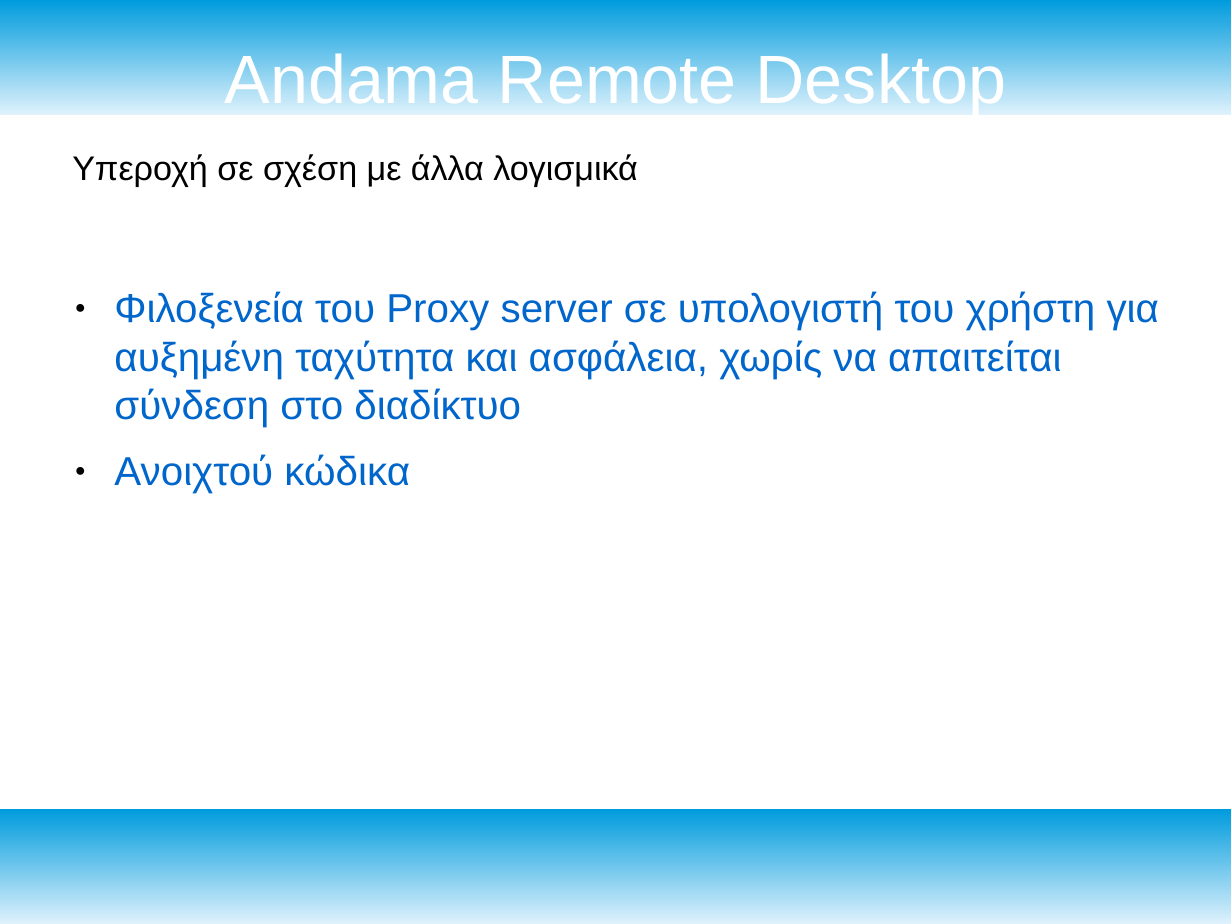
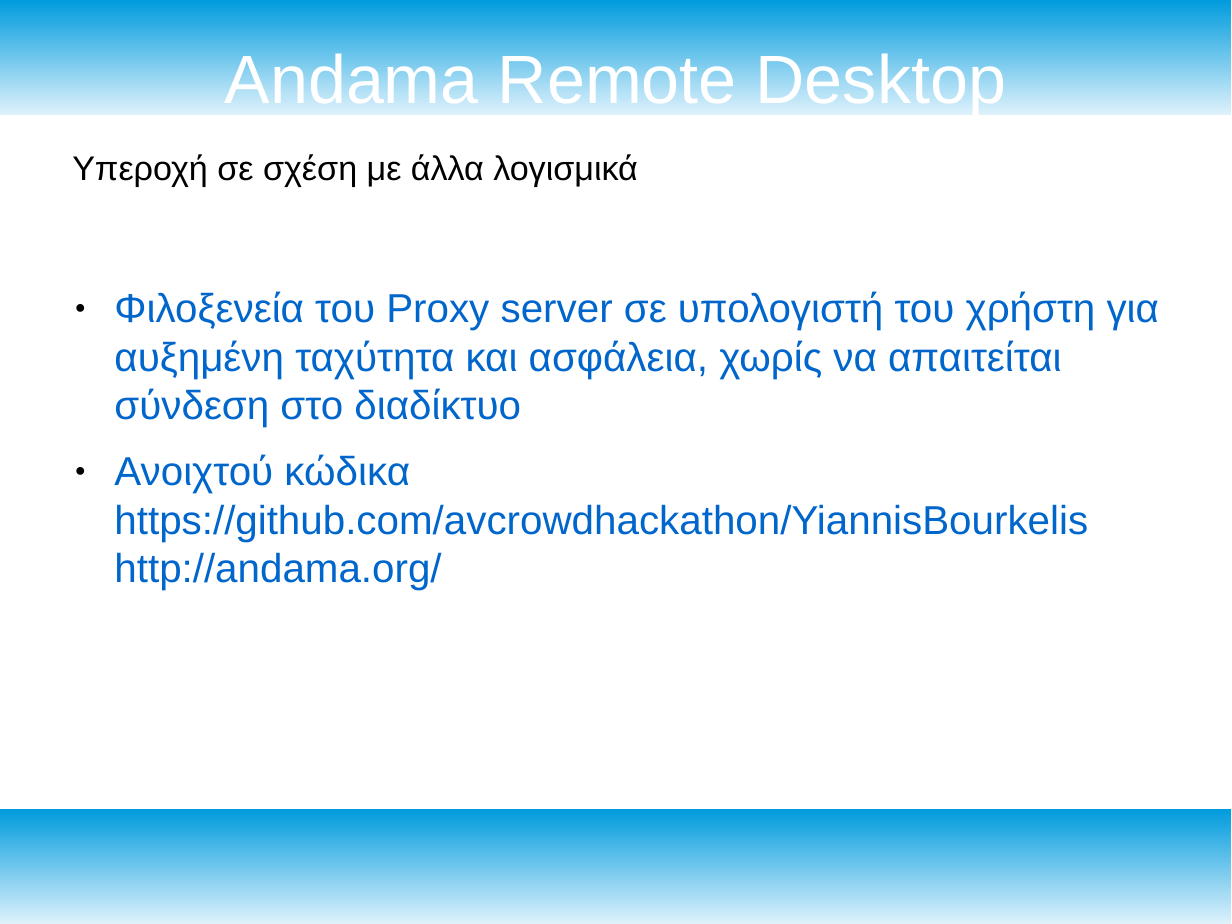
Before and after one commit to avcrowdhackathon/YiannisBourkelis, a slide deck: slide 5 of andama presentation covid19.odp. Drawn at 1232x924 pixels with LibreOffice and Linux fonts; fonts in the diff are those of the drawing. Boxes give left, top, right and bottom in pixels: in the first picture for what was removed or moved away, otherwise in the second. Text is boxed around its words. In the diff, an @@ line names an element or a change of style, - is before the commit and + after.

```diff
--- a/andama presentation covid19.odp
+++ b/andama presentation covid19.odp
@@ text at bbox=[114, 454, 1088, 590]: text changed @@
-● Ανοιχτού κώδικα
+● Ανοιχτού κώδικα
+  https://github.com/avcrowdhackathon/YiannisBourkelis
+  http://andama.org/
```
Also in this commit, not shown: 1 other slide changed.
